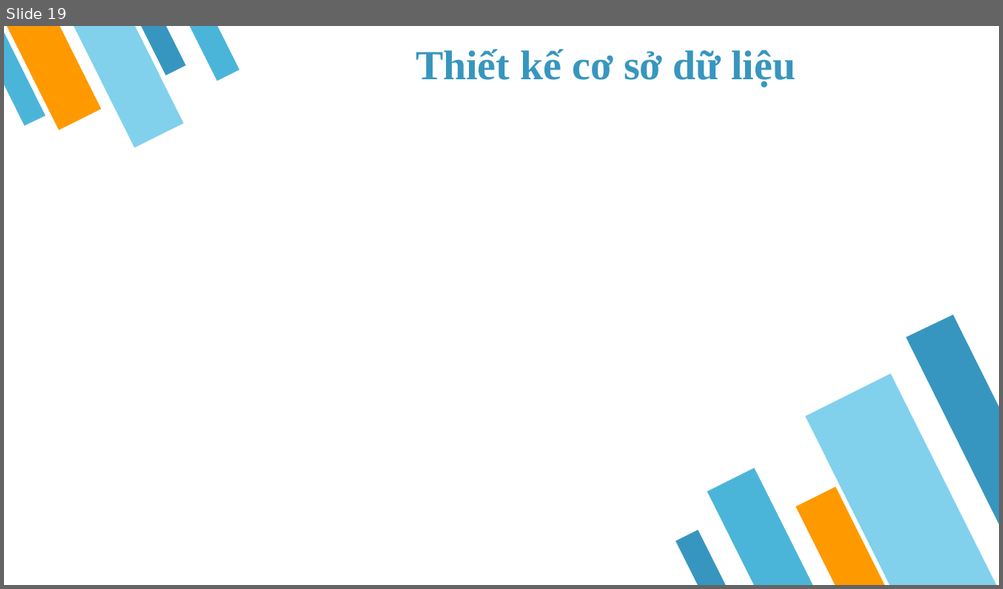
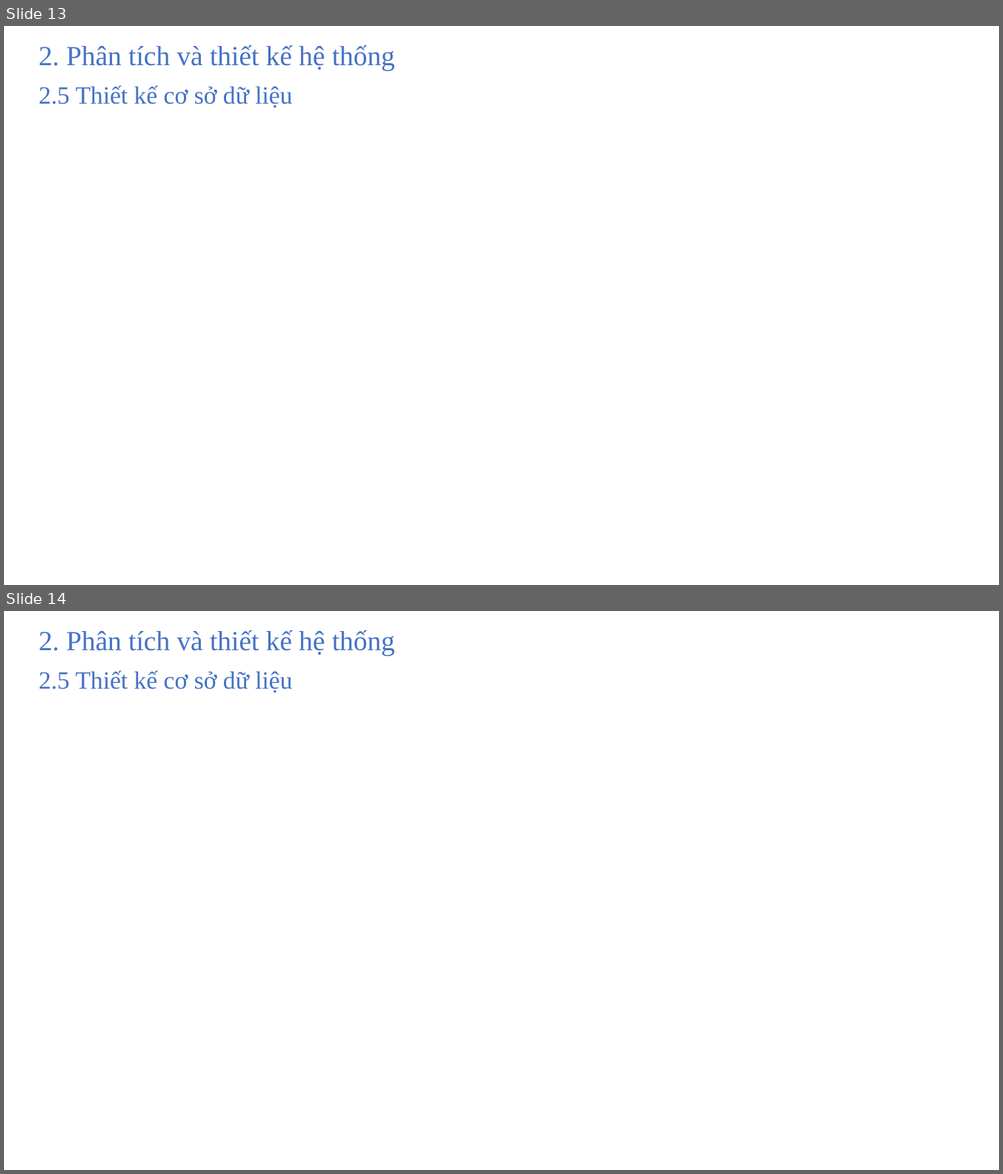
Before and after one commit to PTH-IT/DATN, a slide deck: Baocao/doan.pptx. Shown one above the other, each under a label of ours: slide 19 before the commit, slides 13 and 14 after it. The pictures are 1003x589 and 1003x1174 pixels, drawn with LibreOffice and Linux fonts; fonts in the diff are those of the drawing; background and template pictures are left out. Boxes give left, top, right and bottom in pixels: in the first picture for what was removed or moved away, otherwise in the second. Text is boxed around its words. In the diff, an @@ line names an element or a change of style, - is before the commit and + after.

```diff
--- a/Baocao/doan.pptx
+++ b/Baocao/doan.pptx
@@ slide 14 added at (4, 611, 999, 1170), background picture (left out) @@
@@ text added at (39, 630, 395, 655), 20 pt, text #4472C4 @@
+2. Phân tích và thiết kế hệ thống
@@ text added at (39, 670, 292, 693), 18 pt, text #4472C4 @@
+2.5 Thiết kế cơ sở dữ liệu
@@ what was slide 19 is now slide 13 @@
@@ slide 13 changed as well @@
@@ group removed at (4, 26, 239, 147): 4 flow chart manual inputs, 1 freeform shape @@
@@ text added at (39, 45, 395, 70), 20 pt, text #4472C4 @@
+2. Phân tích và thiết kế hệ thống
@@ text at (39, 85, 292, 108): text changed; size 30 to 18 pt; text colour #3796BF to #4472C4; bold off @@
-Thiết kế cơ sở dữ liệu
+2.5 Thiết kế cơ sở dữ liệu
@@ group removed at (676, 315, 999, 585): 4 flow chart manual inputs, 1 freeform shape @@
```
Also in this commit, not shown: 8 other slides changed, 7 other slides added, 13 slides removed.
